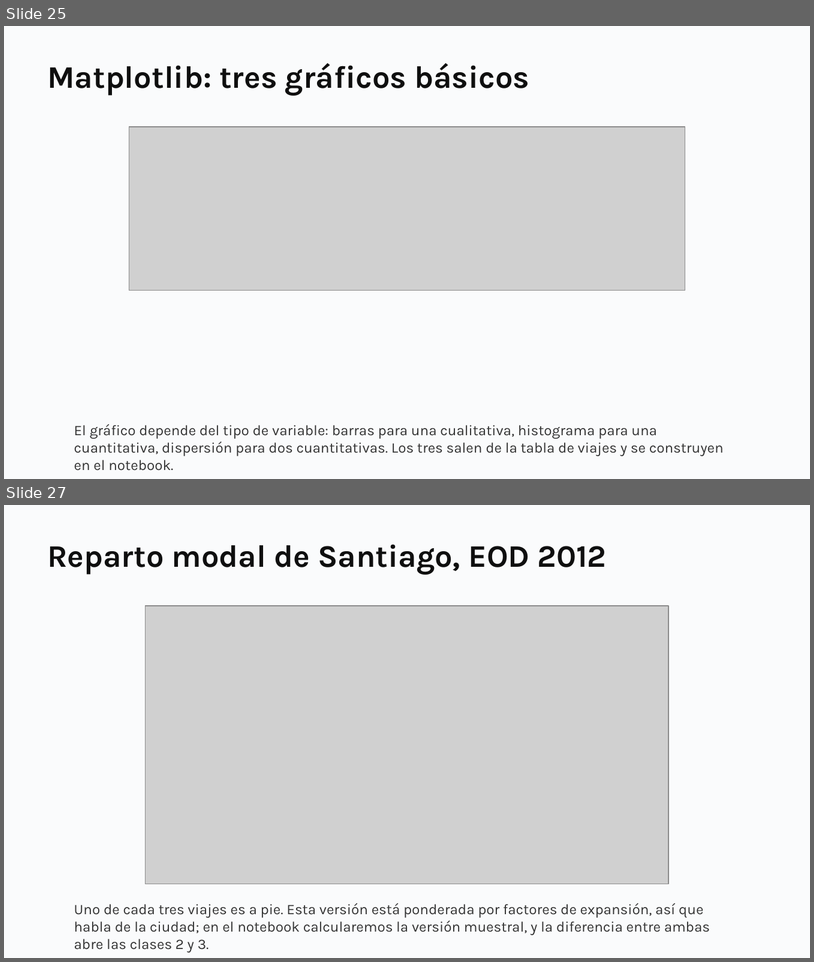
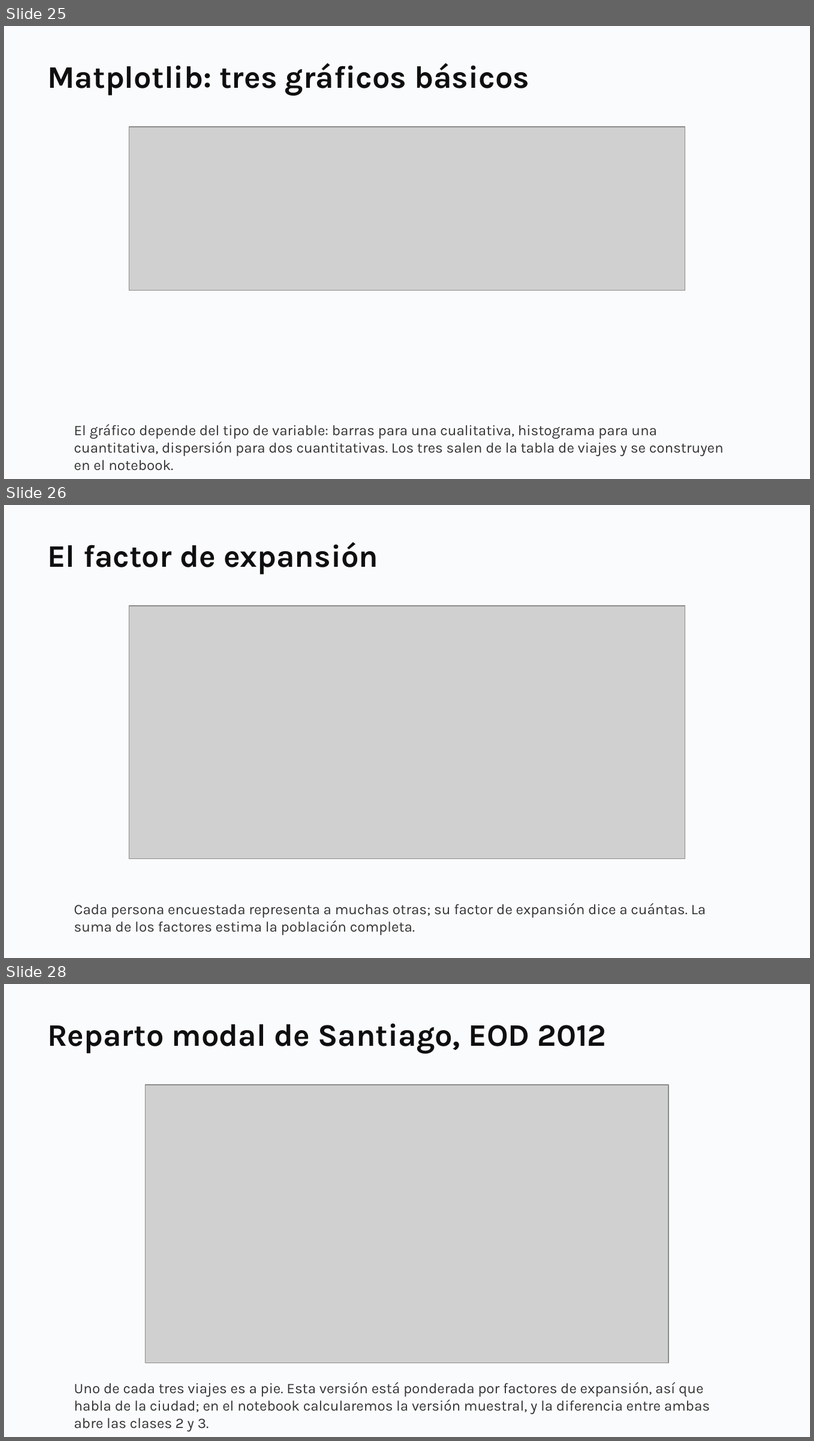
Before and after one commit to daniopitz/diplomado-cdd, a slide deck: presentaciones/clase01_fundamentos_ecosistema.pptx. Shown one above the other, each under a label of ours: slides 25 and 27 before the commit, slides 25, 26 and 28 after it; the slides between them are not shown. The pictures are 814x962 and 814x1441 pixels, drawn with LibreOffice and Linux fonts; fonts in the diff are those of the drawing; grey boxes stand for pictures. Boxes give left, top, right and bottom in pixels: in the first picture for what was removed or moved away, otherwise in the second. Text is boxed around its words. In the diff, an @@ line names an element or a change of style, - is before the commit and + after.

```diff
--- a/presentaciones/clase01_fundamentos_ecosistema.pptx
+++ b/presentaciones/clase01_fundamentos_ecosistema.pptx
@@ slide 26 added at [4, 505, 810, 958], background #FFFFFF @@
@@ rectangle added at [4, 505, 810, 958], fill #FAFBFC @@
@@ text added at [47, 542, 378, 574], 28 pt, text #0F0F0F, bold @@
+El factor de expansión
@@ picture added at [129, 606, 686, 859] @@
@@ text added at [74, 903, 707, 935], 13 pt, text #333333 @@
+Cada persona encuestada representa a muchas otras; su factor de expansión dice a cuántas. La suma de los factores estima la población completa.
@@ what was slide 27 is now slide 28 @@
```
Also in this commit, not shown: 1 slide changed, 6 other files.
